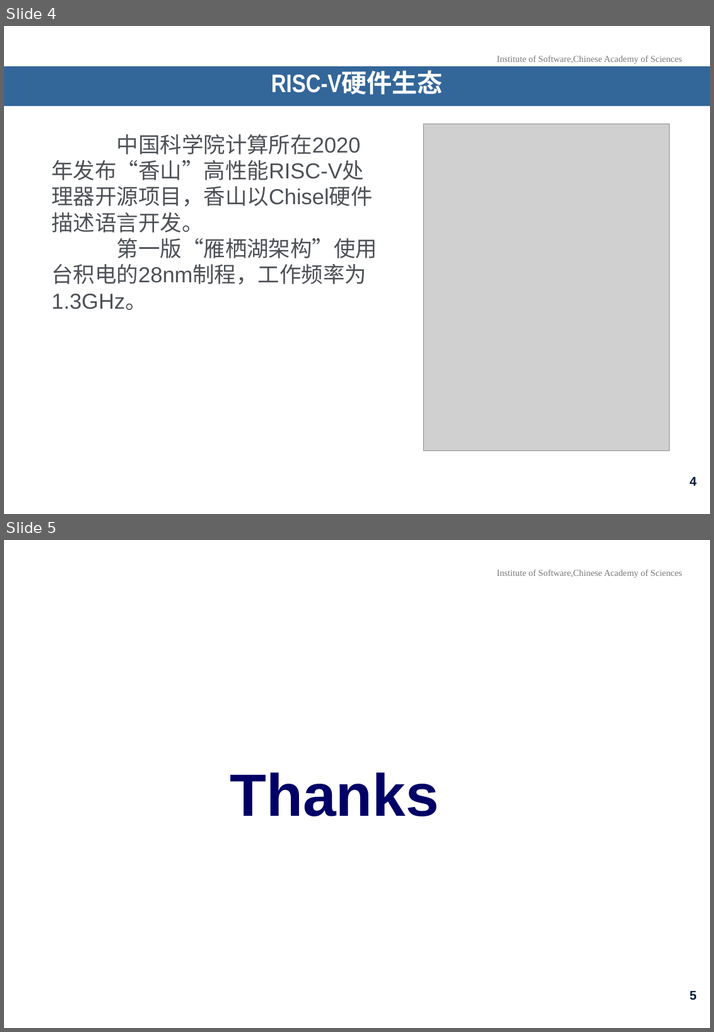
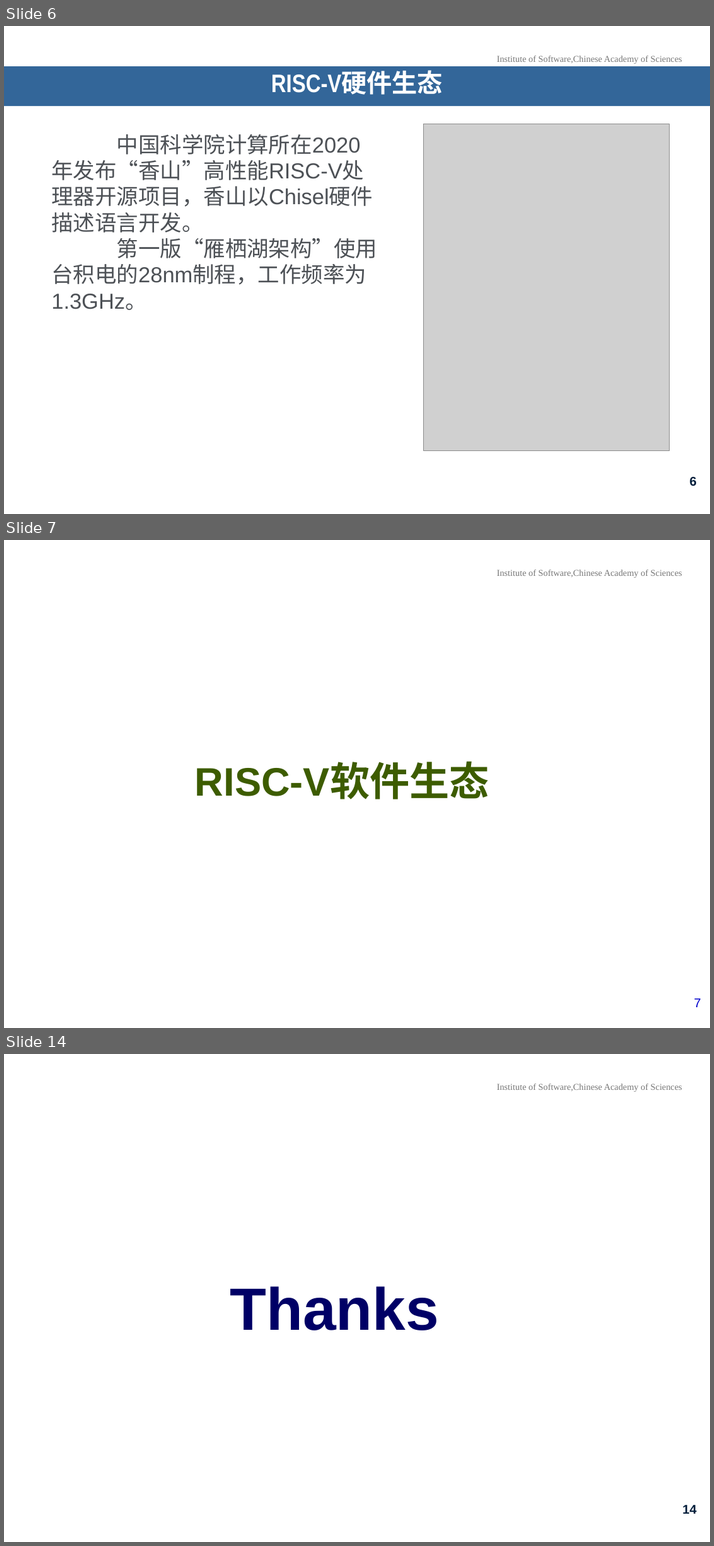
Before and after one commit to KiritakeKumi/OpenEuler-Application-For-RISC-V-Programming, a slide deck: Files/Chapter1/Class2/第一章_第二讲_RISC-V软硬件生态.pptx. Shown one above the other, each under a label of ours: slides 4 and 5 before the commit, slides 6, 7 and 14 after it; the slides between them are not shown. The pictures are 714x1032 and 714x1546 pixels, drawn with LibreOffice and Linux fonts; fonts in the diff are those of the drawing; grey boxes stand for pictures; background and template pictures are left out. Boxes give left, top, right and bottom in pixels: in the first picture for what was removed or moved away, otherwise in the second. Text is boxed around its words. In the diff, an @@ line names an element or a change of style, - is before the commit and + after.

```diff
--- a/Files/Chapter1/Class2/第一章_第二讲_RISC-V软硬件生态.pptx
+++ b/Files/Chapter1/Class2/第一章_第二讲_RISC-V软硬件生态.pptx
@@ slide 7 added at [4,540,710,1028], background picture (left out); not listed: 1 template element that a slide beside it also shows @@
@@ text added at [195,765,489,800], 44 pt, text #3D5C00, bold @@
+RISC-V软件生态
@@ page number added at [694,999,701,1007], 14 pt, text #0000CC @@
+7
@@ what was slide 4 is now slide 6 @@
@@ page number at [689,477,696,486]: text changed @@
-4
+6
@@ what was slide 5 is now slide 14 @@
@@ page number at [682,1505,696,1514]: text changed @@
-5
+14
```
Also in this commit, not shown: 1 slide changed, 8 other slides added.
